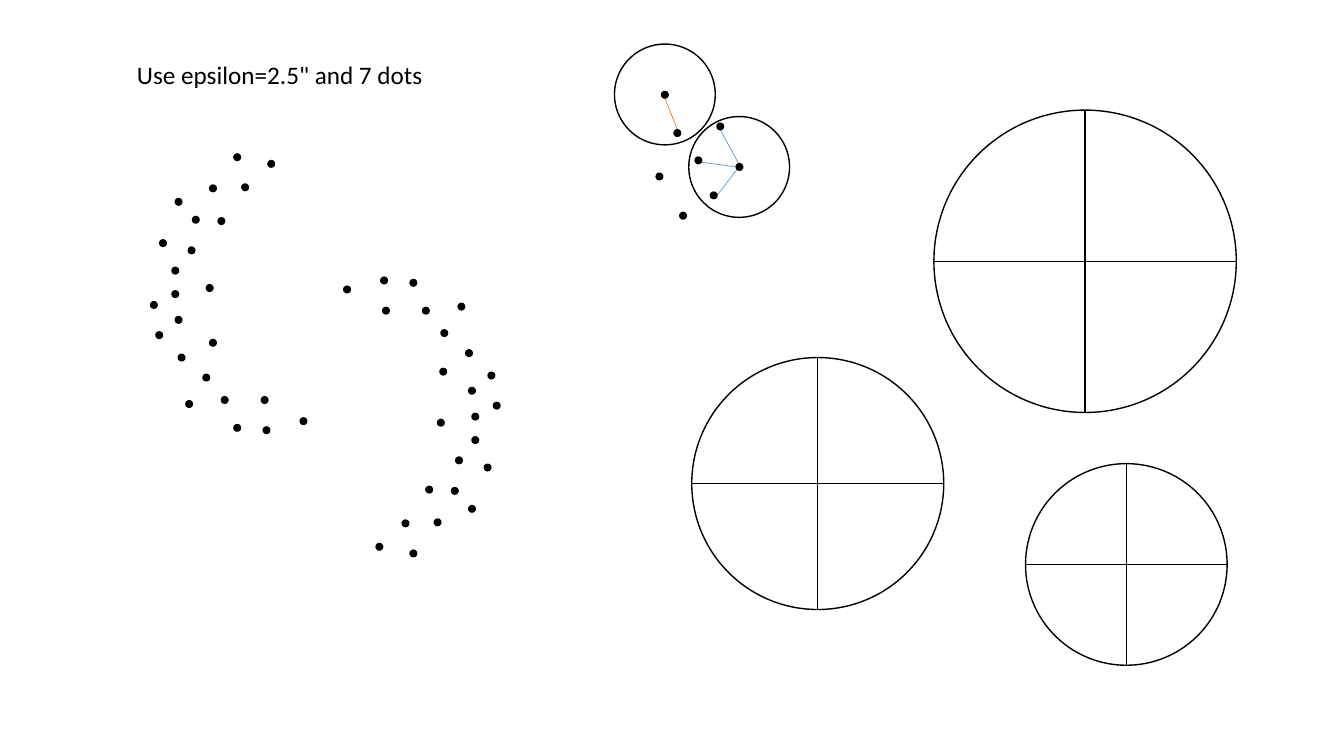
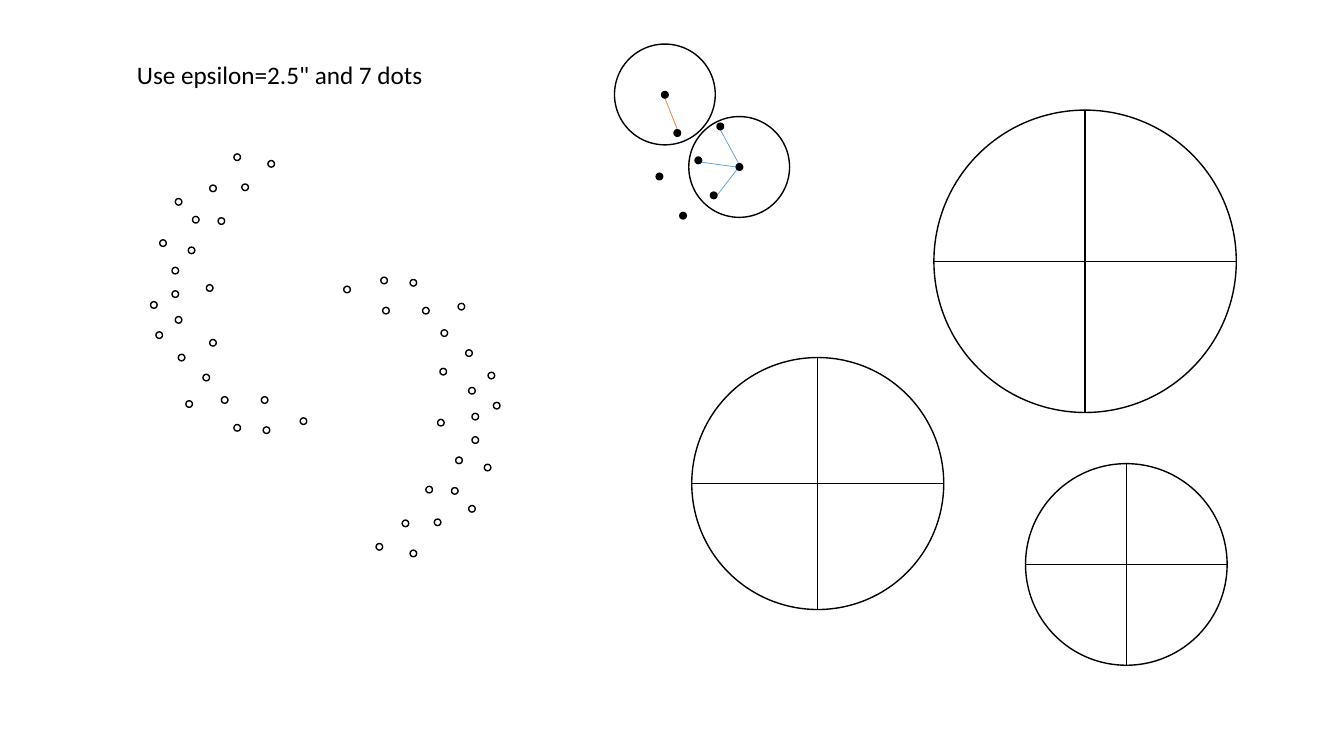
Before and after one commit to prof-tallman/csc432student, a slide deck: slide 2 of clustering/doc/dbscan_worksheet.pptx. Drawn at 1344x756 pixels with LibreOffice and Linux fonts; fonts in the diff are those of the drawing. Boxes give left, top, right and bottom in pixels: in the first picture for what was removed or moved away, otherwise in the second. Text is boxed around its words. In the diff, an @@ line names an element or a change of style, - is before the commit and + after.

```diff
--- a/clustering/doc/dbscan_worksheet.pptx
+++ b/clustering/doc/dbscan_worksheet.pptx
@@ fill #000000 to none in 48 elements at (x1=456, y1=457, x2=463, y2=464), (x1=472, y1=413, x2=479, y2=420), (x1=410, y1=551, x2=417, y2=558), (x1=438, y1=419, x2=445, y2=426), (x1=466, y1=350, x2=473, y2=357), (x1=440, y1=368, x2=447, y2=375), (x1=344, y1=286, x2=351, y2=293), (x1=376, y1=543, x2=383, y2=551), (x1=435, y1=519, x2=442, y2=526), (x1=410, y1=279, x2=417, y2=286), (x1=472, y1=437, x2=479, y2=444), (x1=442, y1=330, x2=449, y2=337), (x1=381, y1=277, x2=388, y2=284), (x1=469, y1=506, x2=476, y2=513), (x1=383, y1=308, x2=390, y2=315), (x1=452, y1=488, x2=459, y2=495), (x1=402, y1=520, x2=409, y2=527), (x1=469, y1=387, x2=476, y2=394), (x1=422, y1=308, x2=430, y2=315), (x1=426, y1=486, x2=434, y2=493), (x1=458, y1=303, x2=465, y2=311), (x1=488, y1=372, x2=495, y2=379), (x1=494, y1=402, x2=501, y2=409), (x1=484, y1=465, x2=491, y2=472), (x1=189, y1=247, x2=196, y2=254), (x1=172, y1=290, x2=179, y2=297), (x1=234, y1=154, x2=241, y2=161), (x1=207, y1=284, x2=214, y2=291), (x1=178, y1=354, x2=186, y2=361), (x1=210, y1=340, x2=217, y2=347), (x1=300, y1=418, x2=308, y2=425), (x1=268, y1=160, x2=275, y2=167), (x1=210, y1=186, x2=217, y2=193), (x1=234, y1=424, x2=241, y2=432), (x1=172, y1=267, x2=179, y2=274), (x1=203, y1=374, x2=210, y2=381), (x1=263, y1=426, x2=270, y2=434), (x1=175, y1=199, x2=182, y2=206), (x1=261, y1=397, x2=268, y2=404), (x1=193, y1=217, x2=200, y2=224), (x1=242, y1=185, x2=249, y2=192), (x1=175, y1=317, x2=182, y2=324), (x1=222, y1=397, x2=229, y2=404), (x1=218, y1=218, x2=225, y2=225), (x1=186, y1=401, x2=193, y2=408), (x1=156, y1=332, x2=163, y2=339), (x1=150, y1=301, x2=157, y2=309), (x1=159, y1=240, x2=166, y2=247) @@
```
Also in this commit, not shown: 1 other slide changed, 1 slide added, 1 other file.
